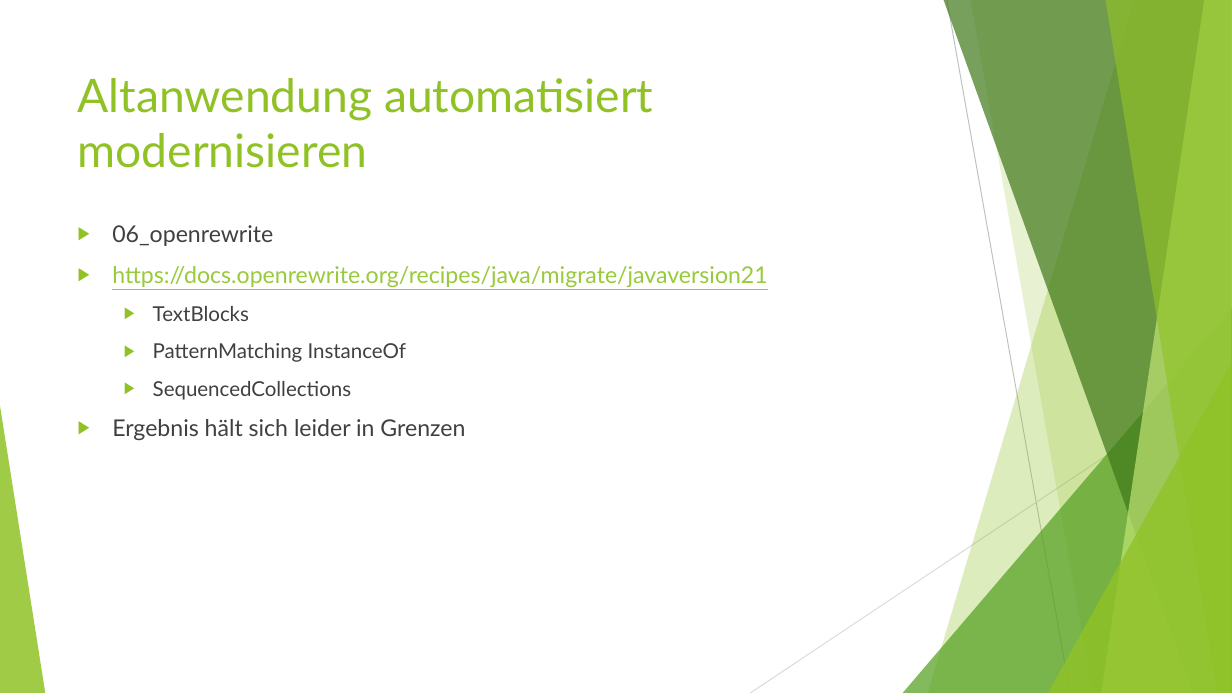
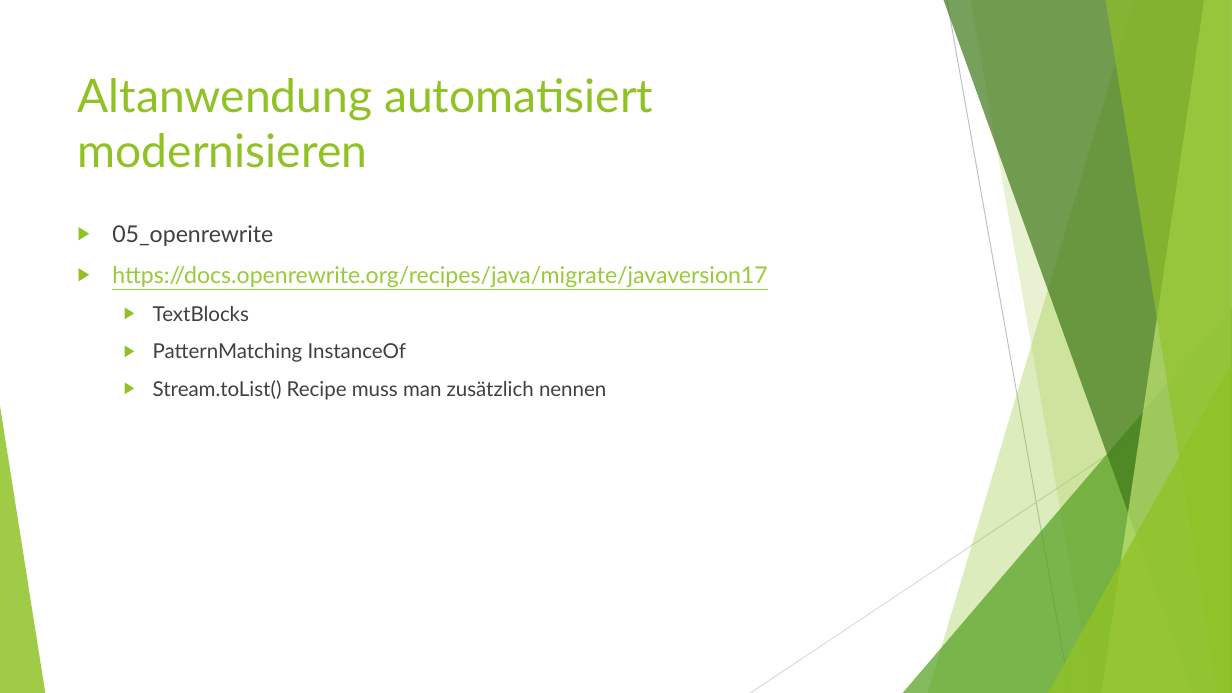
Before and after one commit to MichaelZett/20250210_java_12_17, a slide deck: slide 104 of Neuerungen_Java_12_17.pptx (slide 99 before the commit). Drawn at 1232x693 pixels with LibreOffice and Linux fonts; fonts in the diff are those of the drawing. Boxes give left, top, right and bottom in pixels: in the first picture for what was removed or moved away, otherwise in the second. Text is boxed around its words. In the diff, an @@ line names an element or a change of style, - is before the commit and + after.

Commit message:
Folien update

```diff
--- a/Neuerungen_Java_12_17.pptx
+++ b/Neuerungen_Java_12_17.pptx
@@ text at (x1=112, y1=225, x2=767, y2=287): text changed @@
-▶ 06_openrewrite
-▶ https://docs.openrewrite.org/recipes/java/migrate/javaversion21
+▶ 05_openrewrite
+▶ https://docs.openrewrite.org/recipes/java/migrate/javaversion17
@@ text at (x1=153, y1=380, x2=606, y2=400): text changed; size 18 to 16 pt @@
-  ▶ SequencedCollections
-▶ Ergebnis hält sich leider in Grenzen
+  ▶ Stream.toList() Recipe muss man zusätzlich nennen
```
Also in this commit, not shown: 2 other slides changed, 5 slides added, 1 other file.
